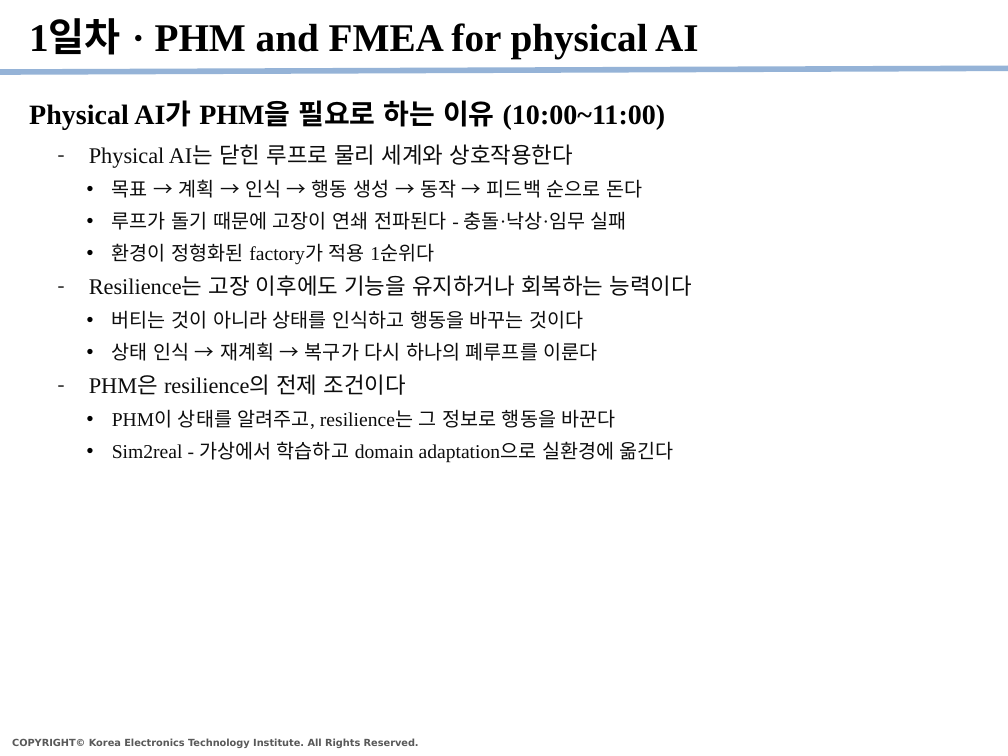
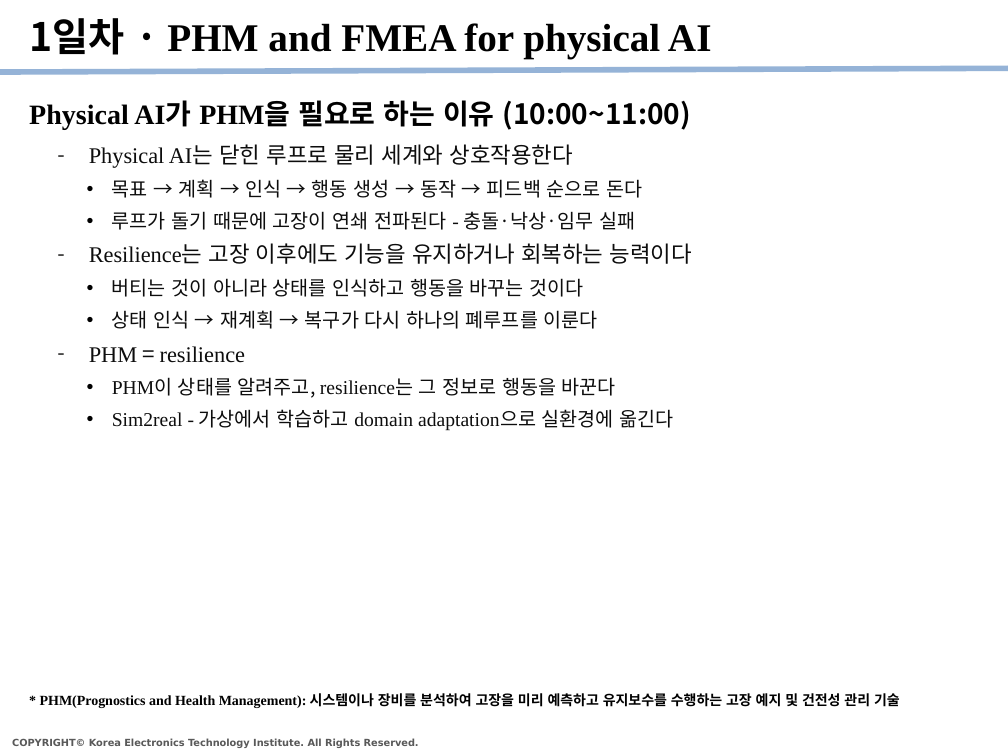
Before and after one commit to kybeen0521/PHM_Edu, a slide deck: slide 2 of Templates/PHM강좌_수강정리_v1.pptx. Drawn at 1008x756 pixels with LibreOffice and Linux fonts; fonts in the diff are those of the drawing. Boxes give left, top, right and bottom in pixels: in the first picture for what was removed or moved away, otherwise in the second. Text is boxed around its words. In the diff, an @@ line names an element or a change of style, - is before the commit and + after.

```diff
--- a/Templates/PHM강좌_수강정리_v1.pptx
+++ b/Templates/PHM강좌_수강정리_v1.pptx
@@ title "1일차 · PHM and FMEA ..." at (29,18,712,58): font Times New Roman to Noto Sans CJK KR in "1일차 ·" @@
@@ text "Physical AI가 PHM을 필요로 하는 ..." at (29,100,691,130): font Times New Roman to Noto Sans CJK KR in "AI가 PHM을 필요로 하는 이유 (10:00~11:00)" @@
@@ text at (89,144,692,431): font Times New Roman to Noto Sans CJK KR in "AI는 닫힌 루프로 물리 세계와 상호작용한다", "목표 → 계획 → 인식 → 행동 ...", "루프가 돌기 때문에 고장이 연쇄 전파된다 충돌·낙상·임무 ...", "Resilience는 고장 이후에도 기능을 유지하거나 회복하는 능력이다" and 4 more places @@
@@ text at (112,243,434,265): paragraph removed @@
-    • 환경이 정형화된 factory가 적용 1순위다
@@ text at (89,346,245,363): text changed @@
-  – PHM은 resilience의 전제 조건이다
+  – PHM = resilience
@@ text added at (40,693,900,708), 10 pt, text #000000, bold @@
+* PHM(Prognostics and Health Management): 시스템이나 장비를 분석하여 고장을 미리 예측하고 유지보수를 수행하는 고장 예지 및 건전성 관리 기술
```
Also in this commit, not shown: 23 other slides changed.
